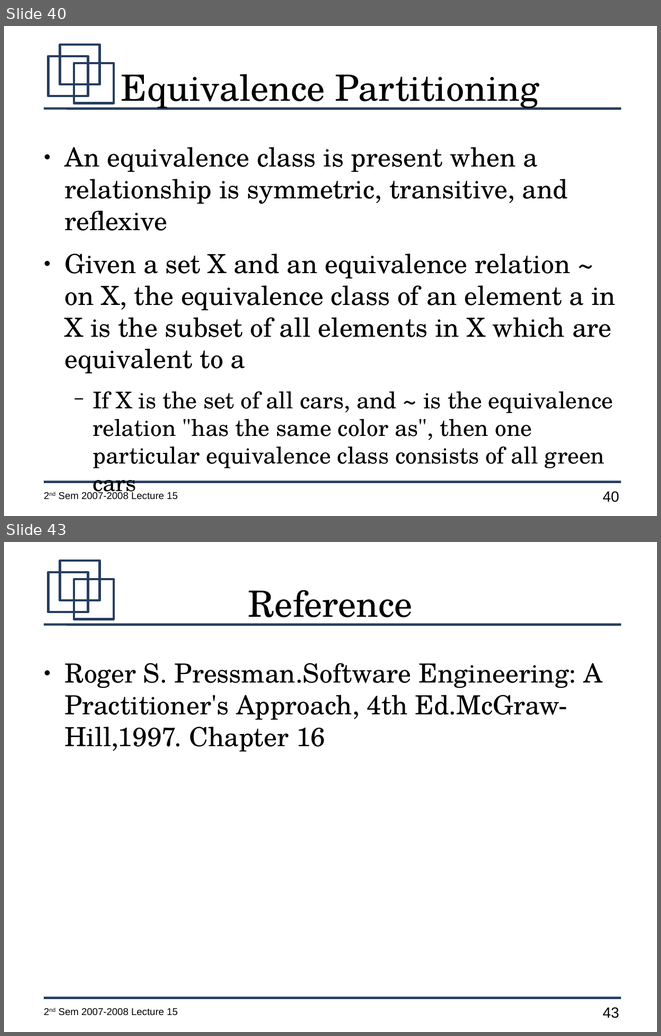
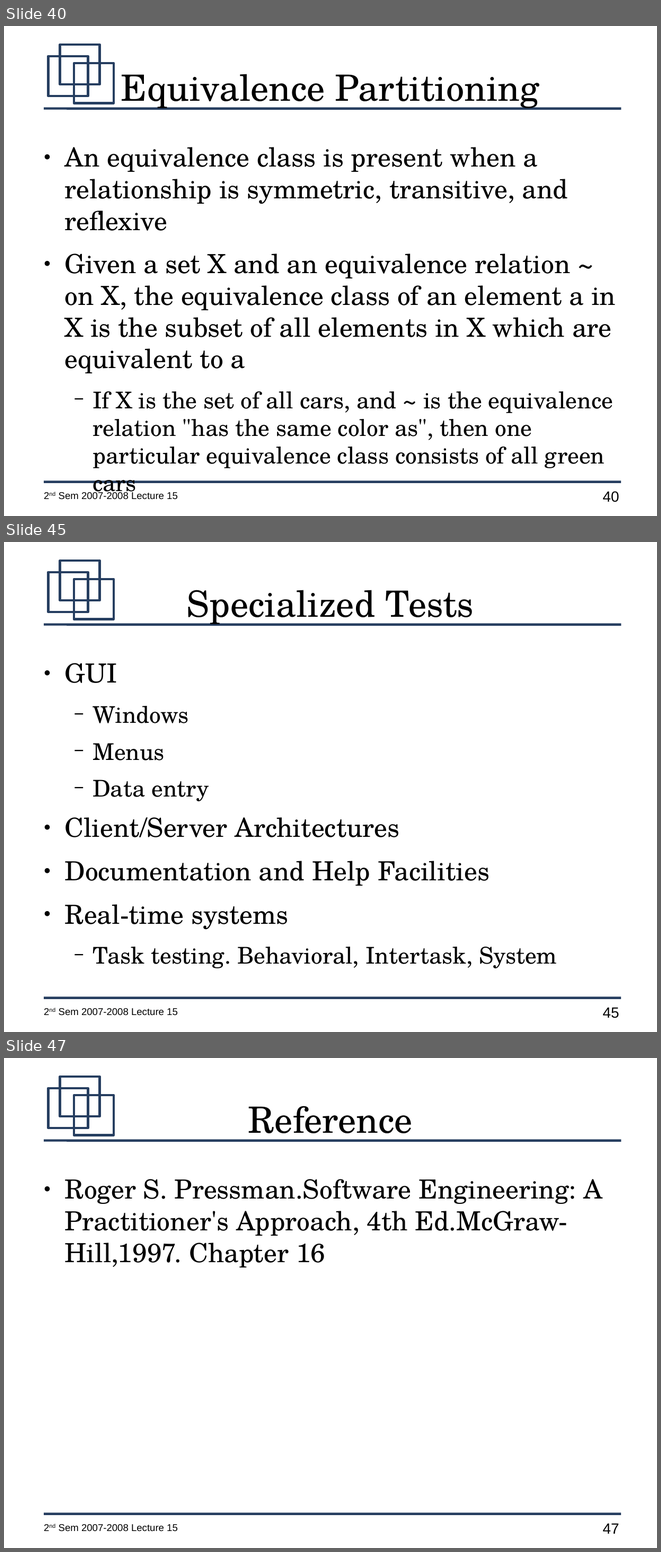
Before and after one commit to jachermocilla/jach-homepage, a slide deck: CMSC128-2nd-Sem-2007-L15.odp. Shown one above the other, each under a label of ours: slides 40 and 43 before the commit, slides 40, 45 and 47 after it; the slides between them are not shown. The pictures are 661x1036 and 661x1552 pixels, drawn with LibreOffice and Linux fonts; fonts in the diff are those of the drawing. Boxes give left, top, right and bottom in pixels: in the first picture for what was removed or moved away, otherwise in the second. Text is boxed around its words. In the diff, an @@ line names an element or a change of style, - is before the commit and + after.

```diff
--- a/CMSC128-2nd-Sem-2007-L15.odp
+++ b/CMSC128-2nd-Sem-2007-L15.odp
@@ slide 45 added at (4, 542, 657, 1032), background #FFFFFF; not listed: 7 template elements that a slide beside it also shows @@
@@ title added at (187, 590, 474, 626), 44 pt, text #000000 @@
+Specialized Tests
@@ text added at (64, 663, 557, 968), 32 pt, text #000000 @@
+● GUI
+  − Windows
+  − Menus
+  − Data entry
+● Client/Server Architectures
+● Documentation and Help Facilities
+● Real-time systems
+  − Task testing. Behavioral, Intertask, System
@@ what was slide 43 is now slide 47 @@
@@ page number at (603, 1523, 619, 1533): text changed @@
-43
+47
```
Also in this commit, not shown: 2 slides changed, 4 other slides added, 1 slide removed.
